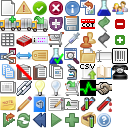
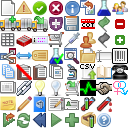
Revision of a layered 128×128 image; what changed, layer by layer:
added layer "Reproduction" above "Phone" over [113, 81, 128, 95]
